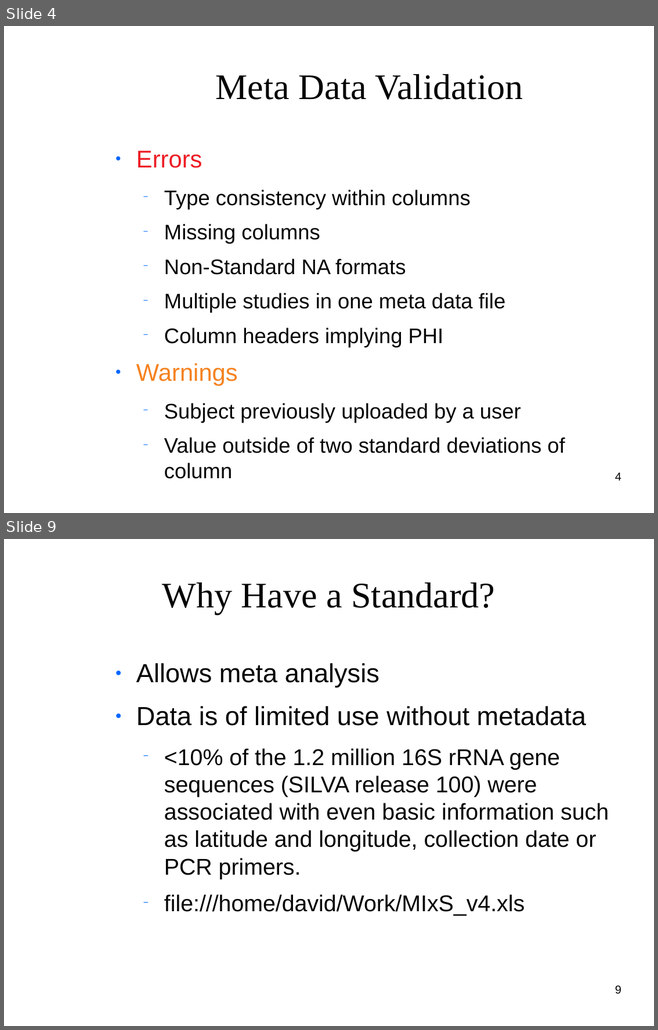
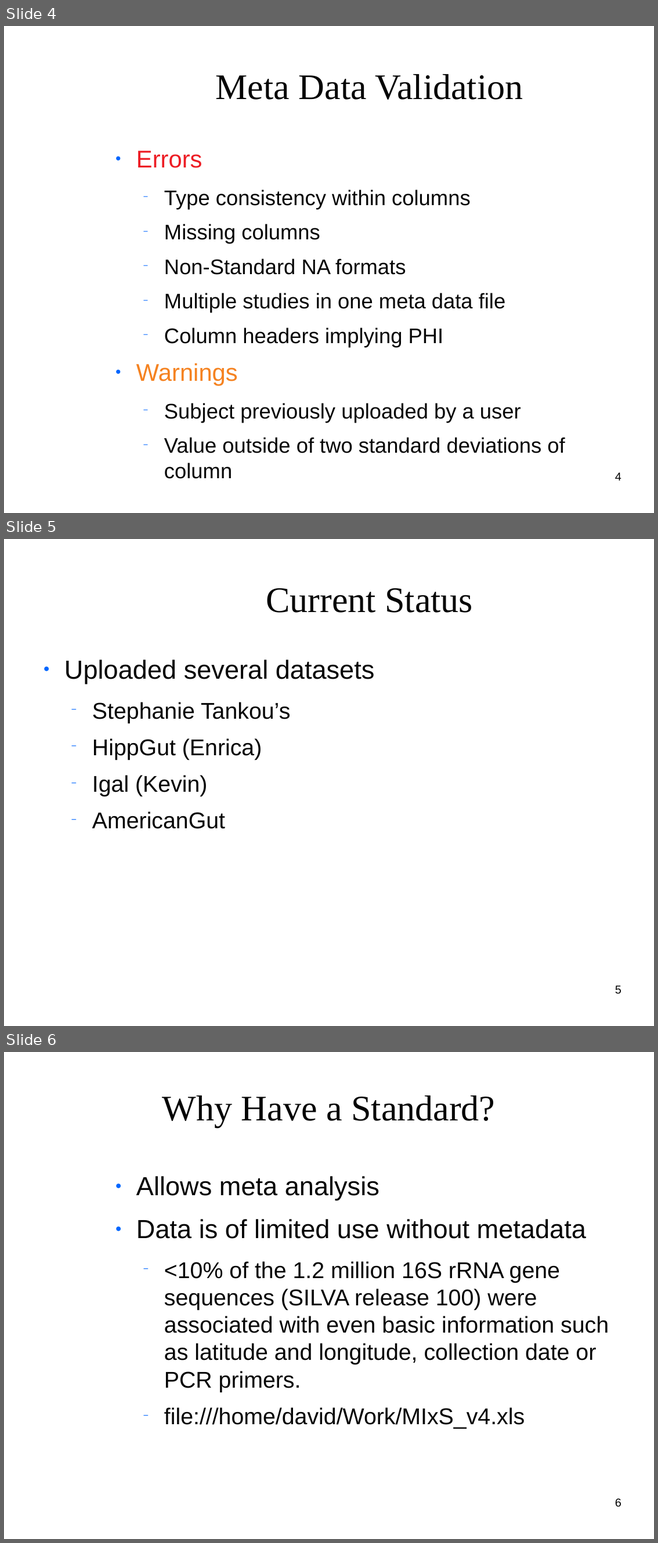
Before and after one commit to clemente-lab/mmeds-meta, a slide deck: sql/mmeds.odp. Shown one above the other, each under a label of ours: slides 4 and 9 before the commit, slides 4, 5 and 6 after it; the slides between them are not shown. The pictures are 658x1030 and 658x1543 pixels, drawn with LibreOffice and Linux fonts; fonts in the diff are those of the drawing; background and template pictures are left out. Boxes give left, top, right and bottom in pixels: in the first picture for what was removed or moved away, otherwise in the second. Text is boxed around its words. In the diff, an @@ line names an element or a change of style, - is before the commit and + after.

```diff
--- a/sql/mmeds.odp
+++ b/sql/mmeds.odp
@@ slide 5 added at box(4, 539, 654, 1026), background picture (left out) @@
@@ title added at box(266, 588, 473, 613), 44 pt, text #050505 @@
+Current Status
@@ text added at box(64, 660, 375, 829), 27.9 pt, text #050505 @@
+● Uploaded several datasets
+  − Stephanie Tankou’s
+  − HippGut (Enrica)
+  − Igal (Kevin)
+  − AmericanGut
@@ page number added at box(615, 986, 621, 994), 14 pt, text #000000 @@
+5
@@ what was slide 9 is now slide 6 @@
@@ page number at box(615, 1499, 621, 1507): text changed @@
-9
+6
```
Also in this commit, not shown: 4 slides changed, 5 other slides added, 1 slide removed, 10 other files.
